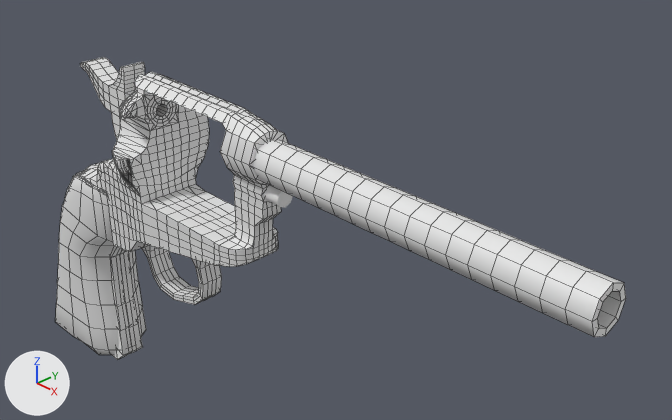
Two versions of the Blender file Assets/Objects/Player/Weapon/Revolver/revolver_model.blend, one commit apart.
Both versions are drawn from a camera (50 mm lens) standing at (0.794, -0.511, 0.516) and looking at (0.159, 0.096, 0.081). The lights are fixed; the arrows at lower left show +X, +Y and +Z. Mesh edges are drawn as thin lines on the coarser meshes.

The first picture shows 'Cube.001', 'Cube.002', 'barrel', 'hammer', 'wood'.
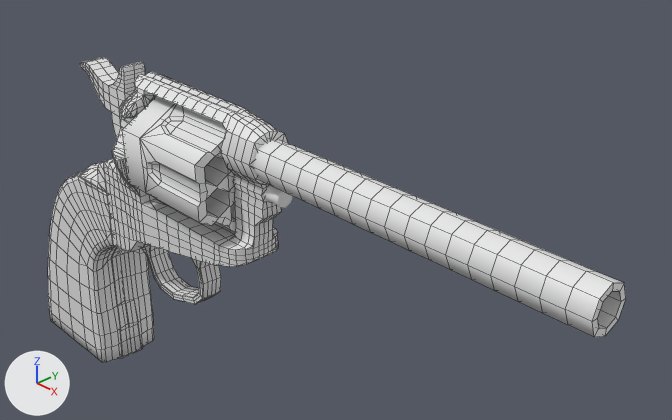
Patch to the scene script:
```diff
--- a/Assets/Objects/Player/Weapon/Revolver/revolver_model.blend.py
+++ b/Assets/Objects/Player/Weapon/Revolver/revolver_model.blend.py
@@ me_cube_002 @@
 # used by ob_cube_001; location = (0.0, 0.0, 0.0); scale = (0.0453, 0.0453, 0.0453)
-me_cube_002.from_pydata(...)  # 1258 vertices, 1517 faces; spans x -1.72..3.76, y -1.24..1.31, z -0.09..4.58
+me_cube_002.from_pydata(...)  # 1267 vertices, 1539 faces; spans x -1.72..3.76, y -1.24..1.31, z -0.09..4.58
+# me_cube_002 part 1
+# 9 vertices are removed from x -1.27..-0.15, y -1.08..0.74, z 2.3..2.63
+# 23 faces are deleted
+# 9 vertices in x -1.35..-0.15, y -0.44..-0.12, z 3.2..3.83 move by (0.0, 0.01, 0.0)
+# 6 vertices in x -0.16..-0.15, y -0.49..-0.21, z 3.21..3.71 move by (0.0, 0.03, 0.0)
+# 3 vertices in x -0.15, y -0.21..-0.16, z 3.39..3.7 move by (0.0, 0.02, 0.0)
+# 12 vertices move from x -1.72..-0.15, y -1.12..0.2, z -0.08..3.56 to x -1.71..-0.15, y -1.12..0.21, z -0.07..3.56
+# 18 vertices are added at x -1.72..-0.15, y -1.12..0.76, z -0.07..2.63
+# 45 new faces join them
@@ me_cube_004 @@
 # used by ob_cube_002; location = (0.0, 0.0, 0.0); scale = (0.0453, 0.0453, 0.0453)
-me_cube_004.from_pydata(...)  # 281 vertices, 253 faces, 1 loose edge; spans x -6.36..1.8, y -0.81..0.0, z -4.46..2.27
+me_cube_004.from_pydata(...)  # 320 vertices, 291 faces; spans x -6.26..1.8, y -0.81..0.0, z -4.41..2.27
+# me_cube_004 part 2: 31 vertices moved from x -6.36..-1.76, y -0.81..0.0, z -4.46..1.54 to x -6.26..-1.72, y -0.81..0.0, z -4.41..1.54; 66 vertices removed from x -6.25..1.8, y -0.81..0.0, z -4.46..1.93; 105 vertices added at x -6.26..1.8, y -0.81..0.0, z -4.41..1.57
@@ me_cube_007 @@
+me_cube_007.from_pydata(...)  # 262 vertices, 251 faces; spans x -6.23..-1.69, y -0.91..0.0, z -4.38..1.41
+me_cube_007.polygons.foreach_set('use_smooth', [True] * 251)
@@ ob_wood @@
-ob_wood = bpy.data.objects.new('wood', me_cube_001)
-ob_wood.location = (-0.182, 0.0, -0.0994)
-ob_wood.scale = (0.112, 0.112, 0.112)
+ob_wood = bpy.data.objects.new('wood', me_cube_007)
+ob_wood.location = (0.0, 0.0, 0.0)
+ob_wood.scale = (0.0453, 0.0453, 0.0453)
+_m = ob_wood.modifiers.new('Mirror', 'MIRROR')
+_m.use_axis = (False, True, False)
+_m.use_clip = True
@@ ob_cylinder @@
 ob_cylinder.delta_scale = (0.0608, 0.0608, 0.0608)
-ob_cylinder.hide_set(True)
```

Boxes (x1, y1, x2, y2) around the edits, measured in the pictures (672 x 420 px; the box of a moved part takes in the faces that stretch with it):
'wood', reshaped, moved, rescaled, modifiers changed (16% wider): before (55, 172, 146, 355); after (48, 172, 154, 362)
'cylinder', shown: after (122, 96, 236, 231)
'Cube.002', reshaped (8% narrower): before (65, 158, 222, 360); after (76, 158, 221, 358)
part 1 of me_cube_002, built on: before (109, 106, 165, 186); after (109, 106, 146, 183)
part 2 of me_cube_004, moved or reshaped: before (65, 162, 222, 360); after (77, 166, 221, 358)
